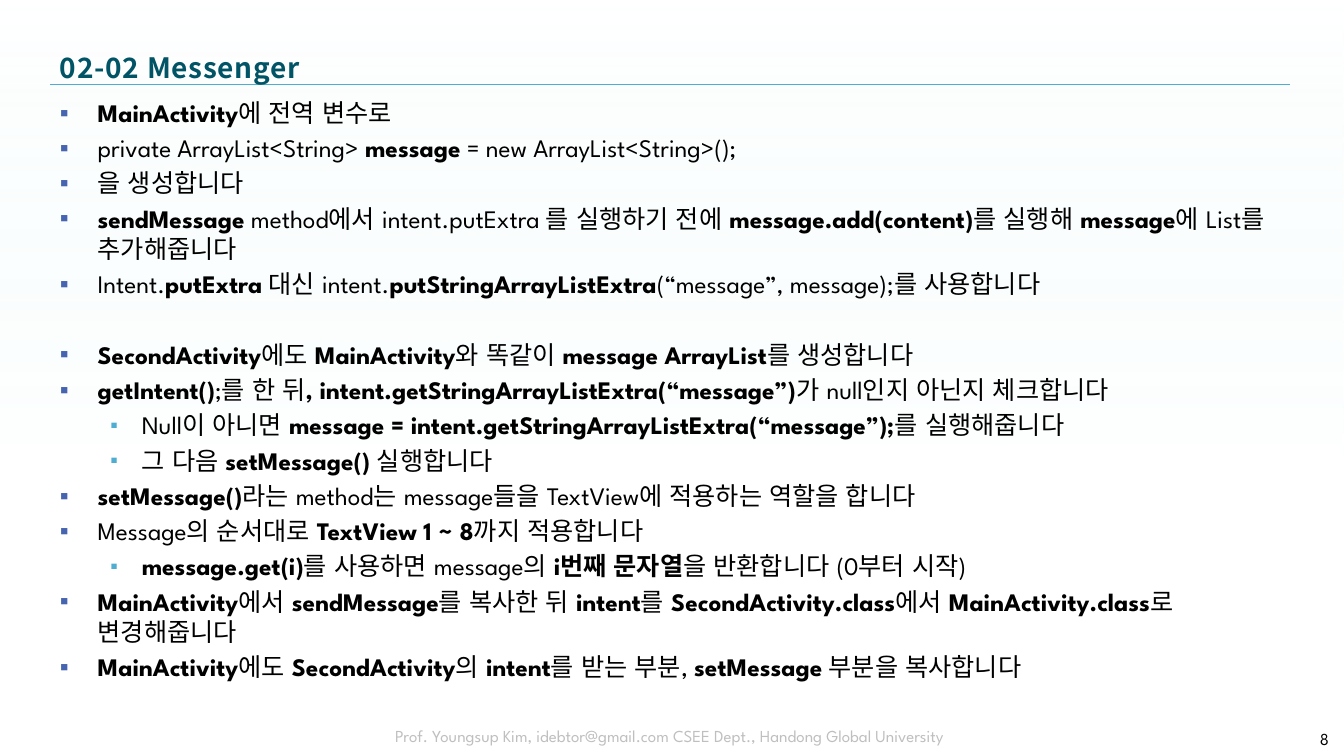
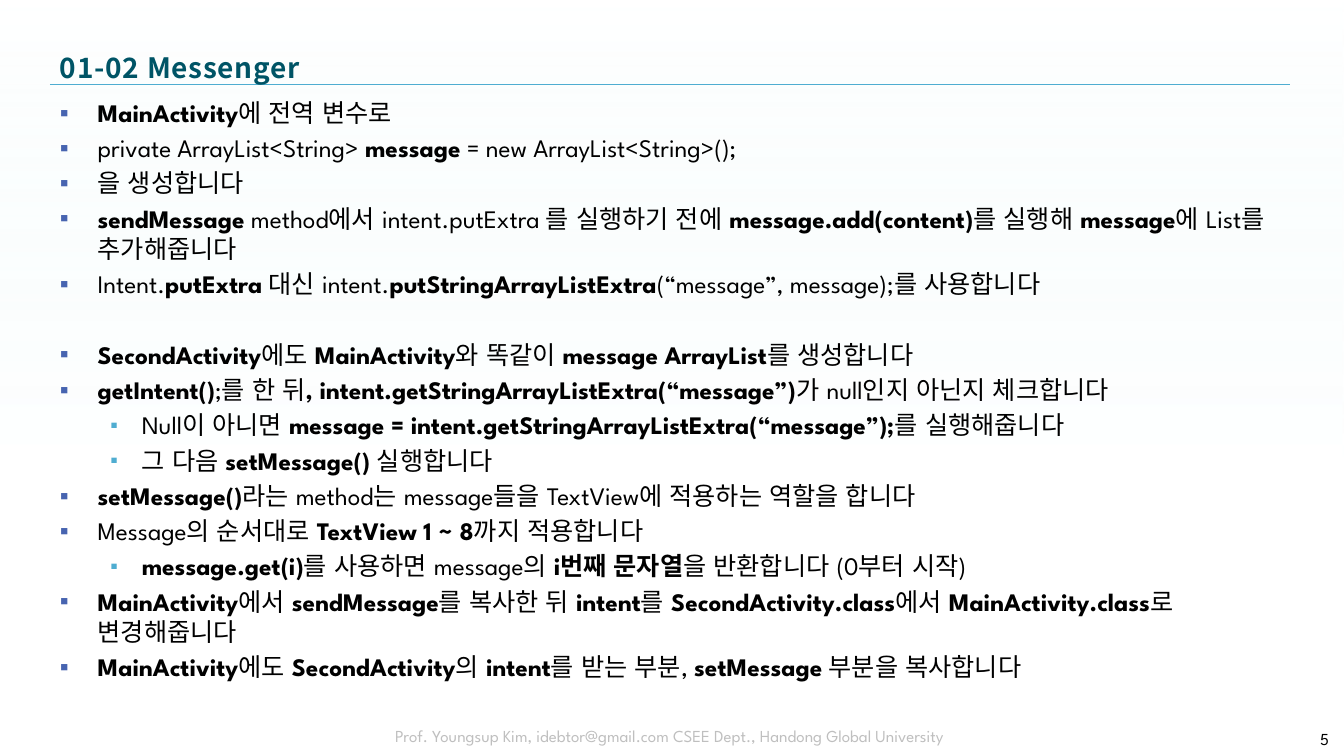
Before and after one commit to tae7841/HuStarAS, a slide deck: slide 5 of ppts/Day_4_Activity.pptx (slide 8 before the commit). Drawn at 1344x756 pixels with LibreOffice and Linux fonts; fonts in the diff are those of the drawing; background and template pictures are left out. Boxes give left, top, right and bottom in pixels: in the first picture for what was removed or moved away, otherwise in the second. Text is boxed around its words. In the diff, an @@ line names an element or a change of style, - is before the commit and + after.

```diff
--- a/ppts/Day_4_Activity.pptx
+++ b/ppts/Day_4_Activity.pptx
@@ title at (60,57,300,85): text changed @@
-02-02 Messenger
+01-02 Messenger
@@ page number at (1320,734,1329,745): text changed @@
-8
+5
```
Also in this commit, not shown: 6 other slides changed, 3 slides removed, 1 other file.
